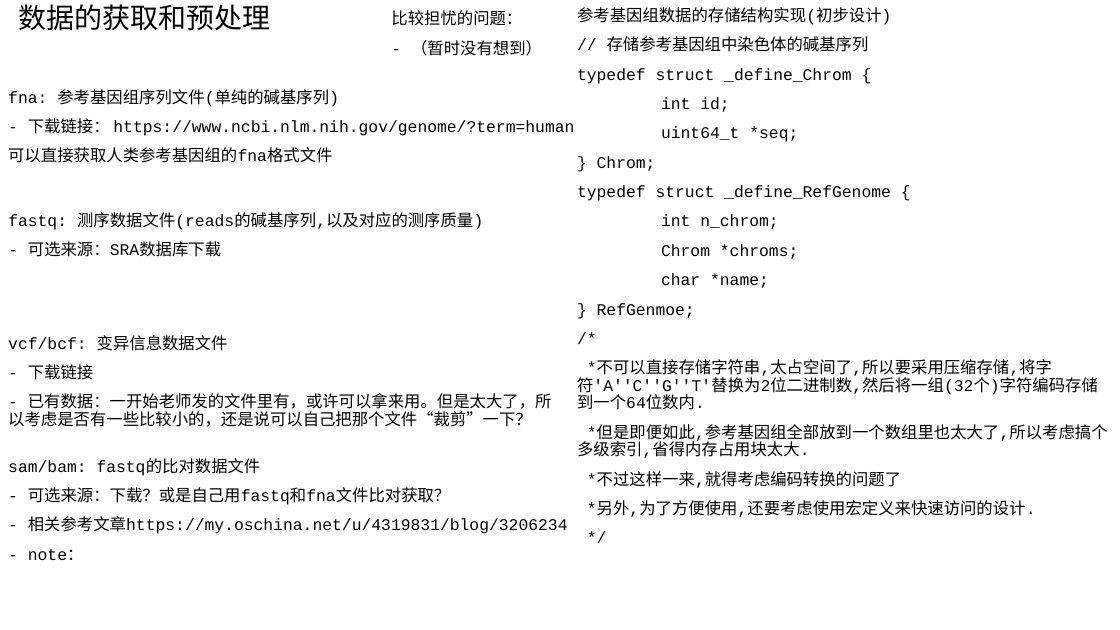
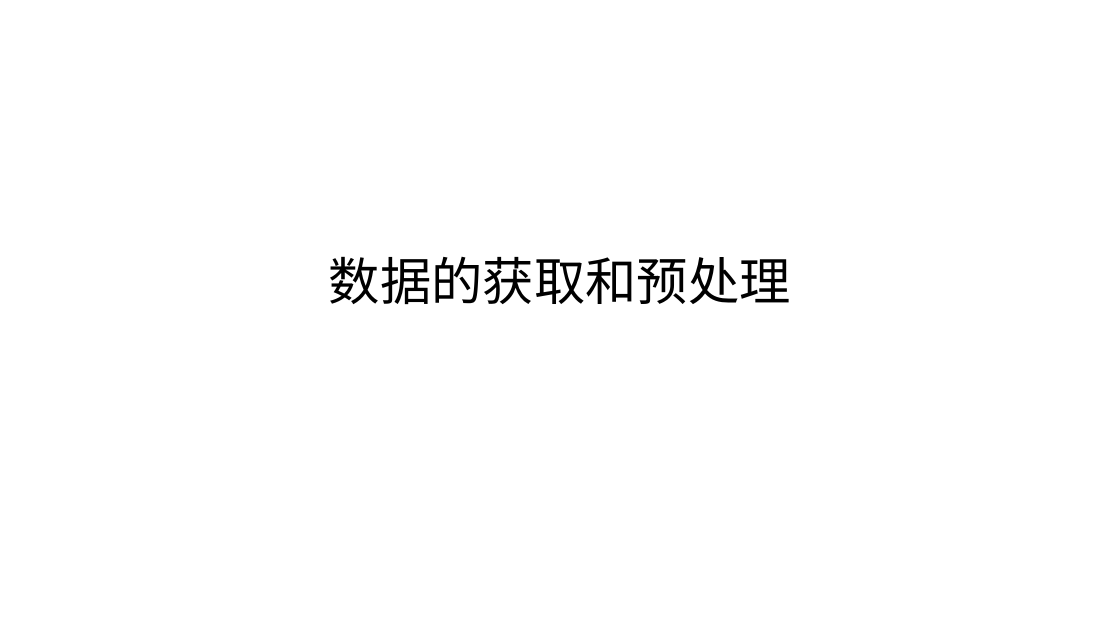
Before and after one commit to AtoshDustosh/thesis-project, a slide deck: slide 3 of THE project/design/project design.odp. Drawn at 1120x630 pixels with LibreOffice and Linux fonts; fonts in the diff are those of the drawing. Boxes give left, top, right and bottom in pixels: in the first picture for what was removed or moved away, otherwise in the second. Text is boxed around its words. In the diff, an @@ line names an element or a change of style, - is before the commit and + after.

```diff
--- a/THE project/design/project design.odp
+++ b/THE project/design/project design.odp
@@ text removed at [391,10,542,56] @@
-比较担忧的问题：
-- （暂时没有想到）
@@ text removed at [577,7,1108,517] @@
-参考基因组数据的存储结构实现(初步设计)
-// 存储参考基因组中染色体的碱基序列
-typedef struct _define_Chrom {
-int id;
-uint64_t *seq;
-} Chrom;
-typedef struct _define_RefGenome {
-int n_chrom;
-Chrom *chroms;
-char *name;
-} RefGenmoe;
-/*
-*不可以直接存储字符串,太占空间了,所以要采用压缩存储,将字符'A''C''G''T'替换为2位二进制数,然后将一组(32个)字符编码存储到一个64位数内.
-*但是即便如此,参考基因组全部放到一个数组里也太大了,所以考虑搞个多级索引,省得内存占用块太大.
-*不过这样一来,就得考虑编码转换的问题了
-*另外,为了方便使用,还要考虑使用宏定义来快速访问的设计.
-*/
@@ text removed at [8,89,574,163] @@
-fna: 参考基因组序列文件(单纯的碱基序列)
-- 下载链接： https://www.ncbi.nlm.nih.gov/genome/?term=human
-可以直接获取人类参考基因组的fna格式文件
@@ title "数据的获取和预处理": place and size @@
-title "数据的获取和预处理" at [18,4,270,31]
+title "数据的获取和预处理" at [329,256,791,304]
@@ title "数据的获取和预处理" at [329,256,791,304]: size 24 to 44 pt; less space between paragraphs; vertical alignment top to middle @@
@@ text removed at [8,212,483,257] @@
-fastq: 测序数据文件(reads的碱基序列,以及对应的测序质量)
-- 可选来源：SRA数据库下载
@@ text removed at [8,335,552,427] @@
-vcf/bcf: 变异信息数据文件
-- 下载链接
-- 已有数据：一开始老师发的文件里有，或许可以拿来用。但是太大了，所以考虑是否有一些比较小的，还是说可以自己把那个文件“裁剪”一下？
@@ text removed at [8,460,568,560] @@
-sam/bam: fastq的比对数据文件
-- 可选来源：下载？或是自己用fastq和fna文件比对获取？
-- 相关参考文章https://my.oschina.net/u/4319831/blog/3206234
-- note：
```
Also in this commit, not shown: 3 other slides changed, 3 slides added, 3 slides removed, 1 other file.
